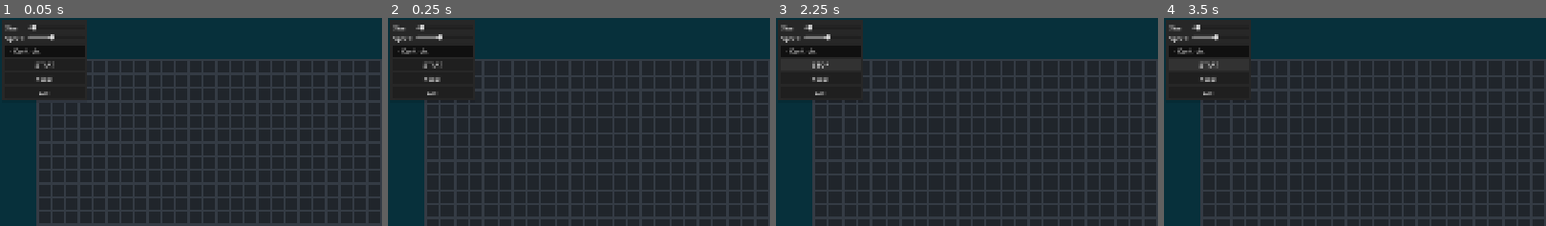
Above: before the commit, frames 1-4 (left to right).
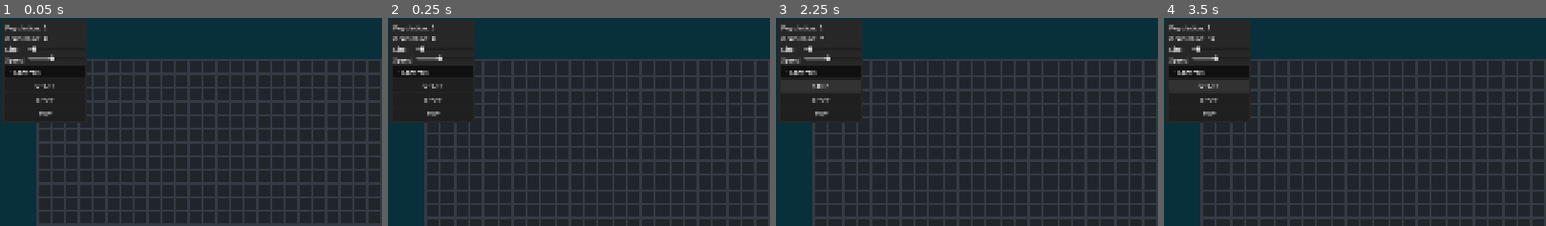
Above: after the commit, the same moments.

Repository: yasukawa426/conways-life-game-godot
Game: Godot game, scene res://scenes/main.tscn
Two runs of this game, one before a commit and one after it. Both use one fixed random seed, a clock stepped at 60 frames per second and the inputs below.
Inputs:
- Up to frame 1 (0.05 s): no input
- Up to frame 2 (0.25 s): no input
- Up to frame 3 (2.25 s): click "START" at 0.5 s; click "STOP" at 1.25 s; click "START" at 2 s
- Up to frame 4 (3.5 s): click "STOP" at 2.75 s
The pictures show only the part of the screen within x 0-50%, y 0-50%; the shares and areas given below are measured in that part.

The runs differ from the first frame. In frame 1, 2.8% of the frame differs, in the area x 0-23%, y 3-51%; in frame 2, 2.8%; in frame 3, 3.2%; in frame 4, 3.2%.

Commit message:
feat: add population and generation counter

Diff:
--- a/scenes/grid.gd
+++ b/scenes/grid.gd
@@ -1,4 +1,6 @@
 extends Control
+signal population_changed(value: int)
+signal generation_changed(value: int)
 
 const _BACKGROUND_COLOR: Color = Color("#20252B")
 const _ALIVE_CELL_COLOR: Color = Color.GREEN
@@ -26,6 +28,15 @@
 var _grid: Array[Array] = []
 var _next_grid: Array[Array] = []
 
+var _population: int = 0:
+	set(value):
+		_population = value
+		population_changed.emit(value)
+var _generation: int = 0:
+		set(value):
+			_generation = value
+			generation_changed.emit(value)
+
 const _BASE_SIMULATION_WAIT_TIME: float = 0.1
 var _simulation_wait_time: float = _BASE_SIMULATION_WAIT_TIME
 var speed_multiplier: float = 1:
@@ -70,6 +81,14 @@
 
 		# only allow clicking inside the grid
 		if cell.x >= 0 and cell.x < _scaled_size.x and cell.y >= 0 and cell.y < _scaled_size.y:
+			var current = _grid[cell.y][cell.x]
+
+			if current == false and is_left:
+				_population += 1
+
+			elif current == true and is_left == false:
+				_population -= 1
+
 			_grid[cell.y][cell.x] = is_left # left - alive; right - dead
 			queue_redraw()
 
@@ -166,14 +185,19 @@
 func _apply_rules(is_alive: bool, alive_neighbors_count: int) -> bool:
 	if is_alive:
 		if alive_neighbors_count < 2:
+			_population -= 1
 			return false
 		elif alive_neighbors_count == 2 or alive_neighbors_count == 3:
 			return true
 		else:
+			_population -= 1
 			return false
 
 	else:
-		return alive_neighbors_count == 3
+		if alive_neighbors_count == 3:
+			_population += 1
+			return true
+		return false
 
 func toggle_simulation(running: bool):
 	_simulation_running = running
@@ -184,9 +208,15 @@
 func _on_simulation_timer_timeout() -> void:
 	_simulate()
 	queue_redraw()
+
+	_generation += 1
 	simulation_timer.start()
 
 func _reset_arrays() -> void:
+	if _population > 0 or _generation > 0:
+		_population = 0
+		_generation = 0
+
 	_grid.resize(_scaled_size.y)
 	for y in range(_scaled_size.y):
 		_grid[y] = []
--- a/scenes/main.gd
+++ b/scenes/main.gd
@@ -20,7 +20,7 @@
 	set(value):
 		simulation_running = value
 
-		$UI.update_toggle_button(value)
+		ui_node.update_toggle_button(value)
 		$Grid.toggle_simulation(value)
 
 const MINIMUM_SPEED_MULTIPLIER: float = 0.25
@@ -35,6 +35,8 @@
 		current_speed_multiplier = value
 		$Grid.speed_multiplier = value
 
+@onready var ui_node = $UI
+
 func _ready() -> void:
 	_set_size_slider()
 	_set_speed_slider()
@@ -47,10 +49,10 @@
 		_reset()
 
 func _set_speed_slider() -> void:
-	$UI.set_up_speed_slider(MINIMUM_SPEED_MULTIPLIER, MAXIMUM_SPEED_MULTIPLIER, speed_multiplier_step, current_speed_multiplier)
+	ui_node.set_up_speed_slider(MINIMUM_SPEED_MULTIPLIER, MAXIMUM_SPEED_MULTIPLIER, speed_multiplier_step, current_speed_multiplier)
 
 func _set_size_slider() -> void:
-	$UI.set_up_size_slider(MINIMUM_GRID_MULTIPLIER, MAXIMUM_GRID_MULTIPLIER, size_multiplier_step, current_grid_multiplier)
+	ui_node.set_up_size_slider(MINIMUM_GRID_MULTIPLIER, MAXIMUM_GRID_MULTIPLIER, size_multiplier_step, current_grid_multiplier)
 
 
 func _on_ui_toggle_simulation() -> void:
@@ -75,3 +77,11 @@
 
 func _on_ui_exit() -> void:
 	get_tree().quit(0)
+
+
+func _on_grid_generation_changed(value: int) -> void:
+	ui_node.set_generation(value)
+
+
+func _on_grid_population_changed(value: int) -> void:
+	ui_node.set_population(value)
--- a/scenes/main.tscn
+++ b/scenes/main.tscn
@@ -23,6 +23,8 @@
 
 [node name="UI" parent="." unique_id=1380324904 instance=ExtResource("4_jyhfs")]
 
+[connection signal="generation_changed" from="Grid" to="." method="_on_grid_generation_changed"]
+[connection signal="population_changed" from="Grid" to="." method="_on_grid_population_changed"]
 [connection signal="exit" from="UI" to="." method="_on_ui_exit"]
 [connection signal="reset" from="UI" to="." method="_on_ui_reset"]
 [connection signal="size_changed" from="UI" to="." method="_on_ui_size_changed"]
--- a/scenes/ui.gd
+++ b/scenes/ui.gd
@@ -14,7 +14,8 @@
 @onready var speed_timer: Timer = speed_slider.get_child(0) # SpeedTimer
 @onready var size_slider: HSlider = $PanelContainer/FoldableContainer/GridContainer/BoxContainer/SizeHSlider
 @onready var size_timer: Timer = size_slider.get_child(0) # /SizeTimer
-
+@onready var population_label: Label = $PanelContainer/FoldableContainer/GridContainer/PopulationLabel
+@onready var generation_label: Label = $PanelContainer/FoldableContainer/GridContainer/GenerationLabel
 
 func _ready() -> void:
 	$PanelContainer/FoldableContainer/GridContainer/BoxContainer2/SpeedLabel.custom_minimum_size = $PanelContainer/FoldableContainer/GridContainer/BoxContainer/SizeLabel.custom_minimum_size
@@ -61,3 +62,11 @@
 
 func _on_exit_button_pressed() -> void:
 	exit.emit()
+
+func set_generation(value: int) -> void:
+	if generation_label:
+		generation_label.text = "Generation: " + str(value)
+
+func set_population(value: int) -> void:
+	if population_label:
+		population_label.text = "Population: " + str(value)
--- a/scenes/ui.tscn
+++ b/scenes/ui.tscn
@@ -34,6 +34,14 @@
 custom_minimum_size = Vector2(200, 0)
 layout_mode = 2
 size_flags_horizontal = 4
+
+[node name="PopulationLabel" type="Label" parent="PanelContainer/FoldableContainer/GridContainer" unique_id=1590603712]
+layout_mode = 2
+text = "Population: 0"
+
+[node name="GenerationLabel" type="Label" parent="PanelContainer/FoldableContainer/GridContainer" unique_id=301390797]
+layout_mode = 2
+text = "Generation: 0"
 
 [node name="BoxContainer" type="BoxContainer" parent="PanelContainer/FoldableContainer/GridContainer" unique_id=912768755]
 layout_mode = 2
Not shown: 1 places in scenes/ui.tscn that only renumber resources
Not shown, added: scenes/ui.tscn12520283227.tmp
